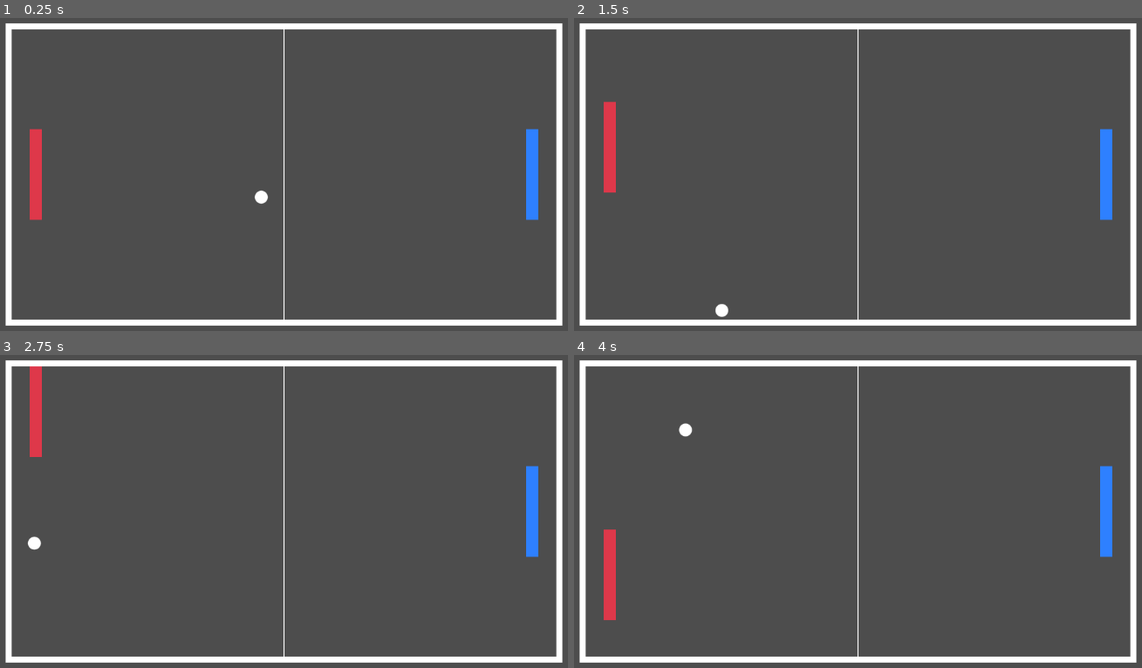
Above: before the commit, frames 1-4 (two rows, left to right).
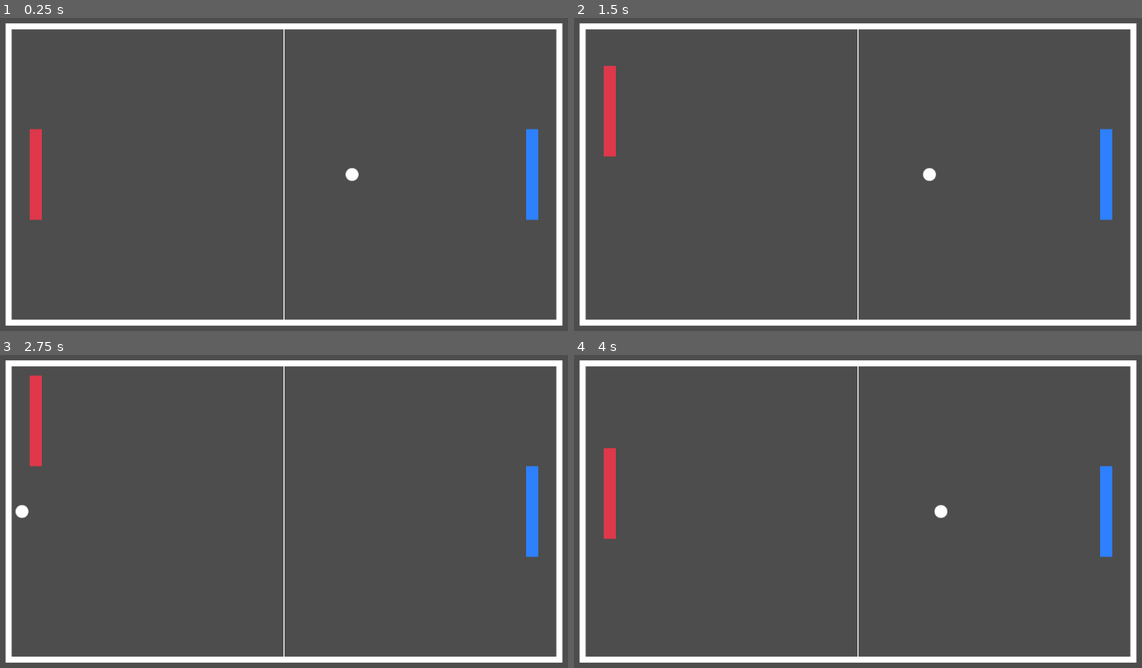
Above: after the commit, the same moments.

Repository: swashdev/redot-pong
Game: Godot game, scene res://main.tscn
The game is run twice, just before and just after one commit, with the same random seed, the same clock (stepped at 60 frames per second) and the same inputs.
Inputs:
- Up to frame 1 (0.25 s): no input
- Up to frame 2 (1.5 s): hold Up (ui_up) 0.53-1.28 s; hold Down (ui_down) from 1.28 s (still down)
- Up to frame 3 (2.75 s): release Down (ui_down) at 2.03 s; hold Up (ui_up) from 2.03 s (still down)
- Up to frame 4 (4 s): release Up (ui_up) at 3.53 s; hold Down (ui_down) from 3.53 s (still down)

The runs differ from the first frame. In frame 1, 0.2% of the frame differs, in the area x 44-64%, y 47-60%; in frame 2, 0.7%; in frame 3, 0.3%; in frame 4, 1.3%, in the area x 5-66%, y 21-85%.

Commit message:
Adjust paddle & ball movement.
The ball can now bounce at wider angles to confuse the player, and
increases in speed more frequently.  The player also moves slower.

Diff:
--- a/game.gd
+++ b/game.gd
@@ -6,10 +6,10 @@
 
 # The base speed for the ball & paddle
 const BASE_BALL_SPEED: float = 300.0
-const BASE_PADDLE_SPEED: float = 600.0
+const BASE_PADDLE_SPEED: float = 300.0
 
 # The max angle (in radians) at which the ball will bounce.
-const MAX_BOUNCE_ANGLE = 0.872664626
+const MAX_BOUNCE_ANGLE = 1.2217304764
 
 #endregion Constants
 
@@ -28,11 +28,19 @@
 var player_1_score: int = 0
 var player_2_score: int = 0
 
+#region Ball Movement
+
 # The direction that the ball is moving, irrespective of speed.
-var ball_direction: Vector2 = Vector2(-0.5, 0.5)
+var ball_direction: Vector2 = Vector2.RIGHT
+
+# Used to determine if the ball has bounced to the left or right this frame.
+enum BallBounced { NO, LEFT, RIGHT }
 
 # A multiplier which is applied to the ball's speed as the player scores.
-var ball_speed_mod: float = 1.0
+var ball_speed_mod: float = 1.5
+var ball_speed_increase: float = 0.01
+
+#endregion Ball Movement
 
 #endregion Local Variables
 
@@ -68,6 +76,8 @@
 	var contact_point: float
 	var contact_point_normal: float
 	var dir_rotate: float
+	var ball_bounced: int = BallBounced.NO
+
 	ball.position += ball_velocity
 
 	# Reflect the ball off of walls.  If the ball contacts a paddle, its
@@ -82,9 +92,11 @@
 				contact_point_normal = contact_point / player_1.extent_y
 				dir_rotate = contact_point_normal * MAX_BOUNCE_ANGLE
 				ball_direction = Vector2.RIGHT.rotated(-dir_rotate)
+				ball_bounced = BallBounced.RIGHT
 		elif ball.left < playfield.left:
 			ball_direction.x *= -1
 			player_2_score += 1
+			ball_bounced = BallBounced.RIGHT
 			print("Ball contacted left wall.  Player 2 has %d points." \
 					% player_2_score)
 	elif ball_direction.x > 0.0:
@@ -94,13 +106,13 @@
 				contact_point_normal = contact_point / player_2.extent_y
 				dir_rotate = contact_point_normal * MAX_BOUNCE_ANGLE
 				ball_direction = Vector2.LEFT.rotated(dir_rotate)
+				ball_bounced = BallBounced.LEFT
 		elif ball.right > playfield.right:
 			ball_direction.x *= -1
 			player_1_score += 1
-			ball_speed_mod += 0.05
+			ball_bounced = BallBounced.LEFT
 			print("Ball contacted right wall.  Player 1 has %d points." \
 					% player_1_score)
-			print("Ball speed multiplier is at %f" % ball_speed_mod)
 	if ball_direction.y < 0.0:
 		if ball.top < playfield.top:
 			ball_direction.y *= -1
@@ -122,5 +134,11 @@
 			#if ball.bottom > player_2.top:
 				#ball_direction.y *= -1
 
+	# If the ball bounced, its speed will increase.
+	if ball_bounced:
+		ball_speed_mod += ball_speed_increase
+		print("The ball bounced.  New move speed is %f PPS" \
+				% (ball_speed_mod * BASE_BALL_SPEED))
+
 
 #endregion Mainloop
